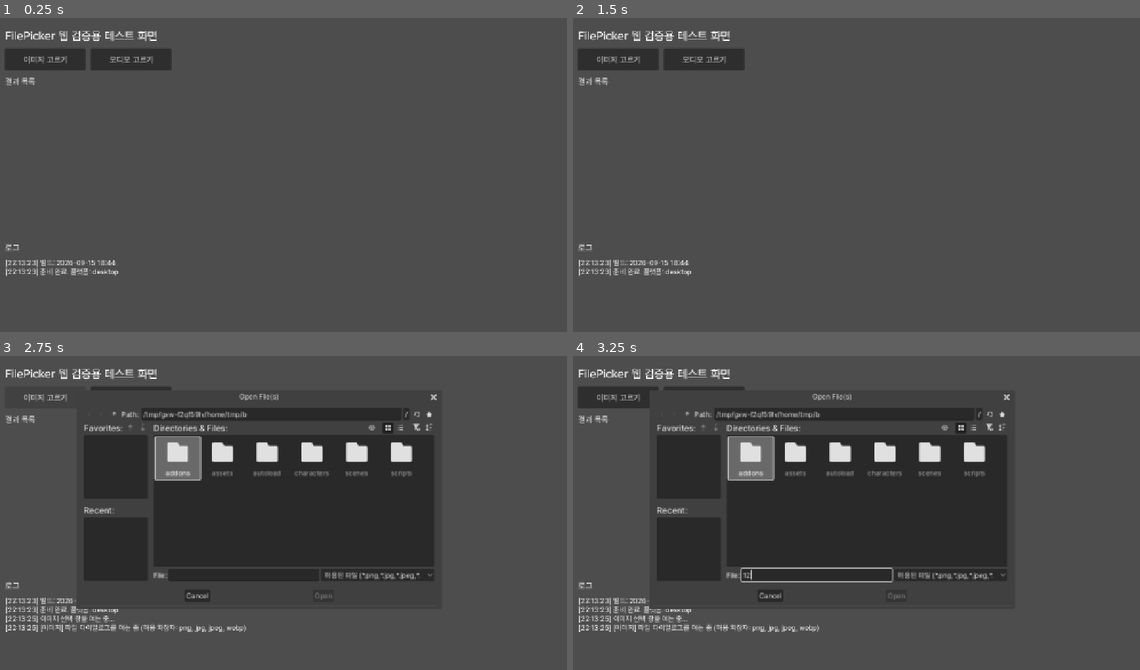
Above: before the commit, frames 1-4 (two rows, left to right).
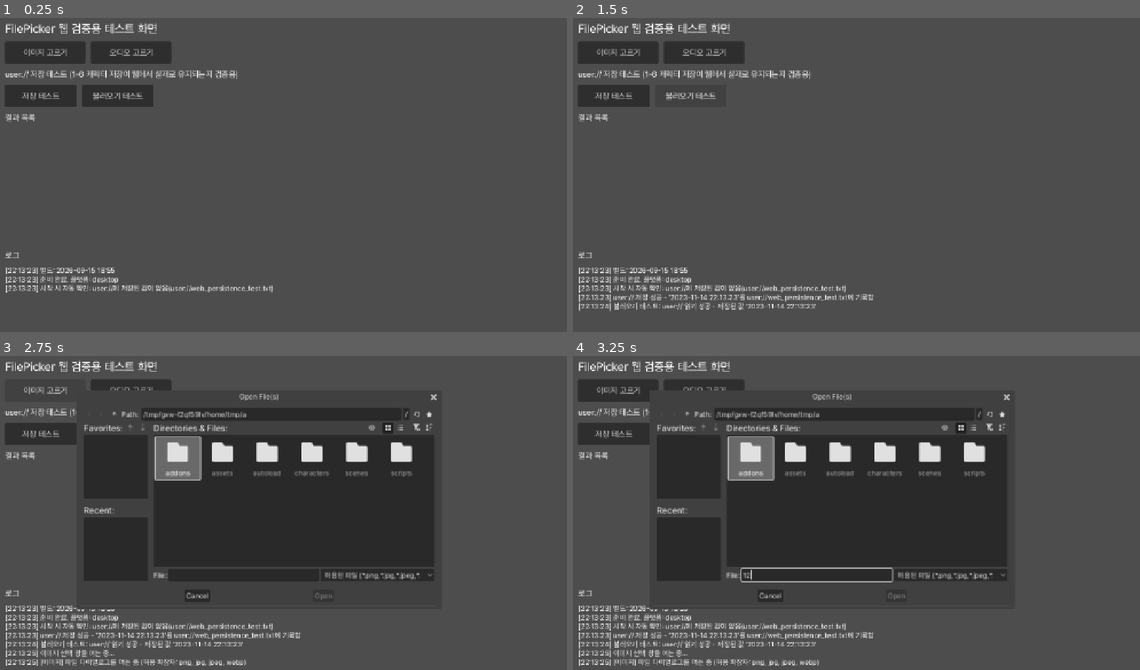
Above: after the commit, the same moments.

Repository: gyutaeng/yacht-dice
Game: Godot game, scene res://scenes/dev/file_picker_test.tscn
The game is run twice, just before and just after one commit, with the same random seed, the same clock (stepped at 60 frames per second) and the same inputs.
Inputs (mouse positions are in pixels of both pictures, inside the frame that each line leads up to):
- Up to frame 1 (0.25 s): no input
- Up to frame 2 (1.5 s): click (612, 96) at 0.5 s, where only the run after the commit has a clickable "저장 테스트"; click (692, 96) at 1.25 s, where only the run after the commit has a clickable "불러오기 테스트"
- Up to frame 3 (2.75 s): click "이미지 고르기" at 2 s
- Up to frame 4 (3.25 s): click (816, 575) at 2.77 s; type "12" at 2.85 s

The runs differ from the first frame. In frame 1, 5.7% of the frame differs, in the area x 0-49%, y 1-88%; in frame 2, 5.9%, in the area x 0-53%, y 1-94%; in frame 3, 5.2%; in frame 4, 5.7%.

Commit message:
웹 export 문서화, user:// 영속성 테스트 UI 추가

Diff:
--- a/build_info.gd
+++ b/build_info.gd
@@ -6,7 +6,7 @@
 # 왜 필요한가: 웹 빌드를 여러 번 내보내면서 "지금 브라우저에 뜬 게 방금 만든
 # 새 빌드인지 예전 빌드인지" 구분이 안 돼 테스트가 제자리를 맴돌았다. 그래서
 # 게임이 시작될 때 이 값을 화면(브라우저 상단 배너)과 콘솔 양쪽에 찍는다.
-const BUILD_TIME := "2026-09-15 18:44"
+const BUILD_TIME := "2026-09-15 18:55"
 
 
 func _ready() -> void:
--- a/scenes/dev/file_picker_test.gd
+++ b/scenes/dev/file_picker_test.gd
@@ -12,8 +12,15 @@
 const IMAGE_EXTENSIONS: Array[String] = ["png", "jpg", "jpeg", "webp"]
 const AUDIO_EXTENSIONS: Array[String] = ["wav", "ogg", "mp3"]
 
+# 1-6에서 캐릭터를 user://에 저장할 예정인데, 웹에서 user://가 새로고침 후에도
+# 실제로 유지되는지(IndexedDB 기반 영구 저장소로 잡히는지) 미리 확인해두려고
+# 넣었다. 여기서 안 되면 캐릭터 편집 화면 자체가 무용지물이라 먼저 검증한다.
+const PERSISTENCE_TEST_PATH := "user://web_persistence_test.txt"
+
 @onready var _pick_image_button: Button = $Margin/Root/ButtonRow/PickImageButton
 @onready var _pick_audio_button: Button = $Margin/Root/ButtonRow/PickAudioButton
+@onready var _save_test_button: Button = $Margin/Root/PersistenceRow/SaveTestButton
+@onready var _load_test_button: Button = $Margin/Root/PersistenceRow/LoadTestButton
 @onready var _results_list: VBoxContainer = $Margin/Root/ResultsScroll/ResultsList
 @onready var _log_text: RichTextLabel = $Margin/Root/LogText
 
@@ -38,8 +45,15 @@
 
 	_pick_image_button.pressed.connect(_on_pick_image_button_pressed)
 	_pick_audio_button.pressed.connect(_on_pick_audio_button_pressed)
+	_save_test_button.pressed.connect(_on_save_test_button_pressed)
+	_load_test_button.pressed.connect(_on_load_test_button_pressed)
 
 	_log("준비 완료. 플랫폼: %s" % ("web" if OS.has_feature("web") else "desktop"))
+
+	# 새로고침 후에도 이전에 저장한 값이 남아있는지는 시작할 때 한 번
+	# 자동으로 읽어봐야 확인된다(버튼을 누르는 시점엔 이미 이번 세션에서
+	# 저장한 값과 뒤섞여서 구분이 안 됨).
+	_load_persistence_test("시작 시 자동 확인")
 
 
 # 웹에서는 브라우저가 "실제 클릭의 콜스택 안"에서만 파일창을 허용하므로,
@@ -71,6 +85,38 @@
 	_log("오디오 %d개 선택됨" % files.size())
 	for entry in files:
 		_add_audio_row(entry.name, entry.bytes)
+
+
+func _on_save_test_button_pressed() -> void:
+	var timestamp := Time.get_datetime_string_from_system(false, true)
+	var file := FileAccess.open(PERSISTENCE_TEST_PATH, FileAccess.WRITE)
+	if file == null:
+		_log("user:// 저장 실패 - %s (%s)" % [PERSISTENCE_TEST_PATH, error_string(FileAccess.get_open_error())])
+		return
+	file.store_string(timestamp)
+	file.close()
+	_log("user:// 저장 성공 - '%s'를 %s에 기록함" % [timestamp, PERSISTENCE_TEST_PATH])
+
+
+func _on_load_test_button_pressed() -> void:
+	_load_persistence_test("불러오기 테스트")
+
+
+## context: 로그에 어느 상황에서 읽은 건지 남기려는 접두사("시작 시 자동 확인"
+## vs "불러오기 테스트") - 새로고침 직후 자동 확인 결과와 버튼을 눌러 확인한
+## 결과가 로그에서 섞이지 않게 구분한다.
+func _load_persistence_test(context: String) -> void:
+	if not FileAccess.file_exists(PERSISTENCE_TEST_PATH):
+		_log("%s: user://에 저장된 값이 없음(%s)" % [context, PERSISTENCE_TEST_PATH])
+		return
+
+	var file := FileAccess.open(PERSISTENCE_TEST_PATH, FileAccess.READ)
+	if file == null:
+		_log("%s: user:// 읽기 실패 - %s (%s)" % [context, PERSISTENCE_TEST_PATH, error_string(FileAccess.get_open_error())])
+		return
+	var content := file.get_as_text()
+	file.close()
+	_log("%s: user:// 읽기 성공 - 저장된 값 '%s'" % [context, content])
 
 
 func _on_image_cancelled() -> void:
--- a/scenes/dev/file_picker_test.tscn
+++ b/scenes/dev/file_picker_test.tscn
@@ -46,6 +46,27 @@
 theme_override_font_sizes/font_size = 18
 text = "오디오 고르기"
 
+[node name="PersistenceLabel" type="Label" parent="Margin/Root"]
+layout_mode = 2
+theme_override_font_sizes/font_size = 18
+text = "user:// 저장 테스트 (1-6 캐릭터 저장이 웹에서 실제로 유지되는지 검증용)"
+
+[node name="PersistenceRow" type="HBoxContainer" parent="Margin/Root"]
+layout_mode = 2
+theme_override_constants/separation = 12
+
+[node name="SaveTestButton" type="Button" parent="Margin/Root/PersistenceRow"]
+custom_minimum_size = Vector2(160, 50)
+layout_mode = 2
+theme_override_font_sizes/font_size = 18
+text = "저장 테스트"
+
+[node name="LoadTestButton" type="Button" parent="Margin/Root/PersistenceRow"]
+custom_minimum_size = Vector2(160, 50)
+layout_mode = 2
+theme_override_font_sizes/font_size = 18
+text = "불러오기 테스트"
+
 [node name="ResultsLabel" type="Label" parent="Margin/Root"]
 layout_mode = 2
 theme_override_font_sizes/font_size = 18
Not shown, changed: CLAUDE.md
Not shown, changed: docs/web_export.md
